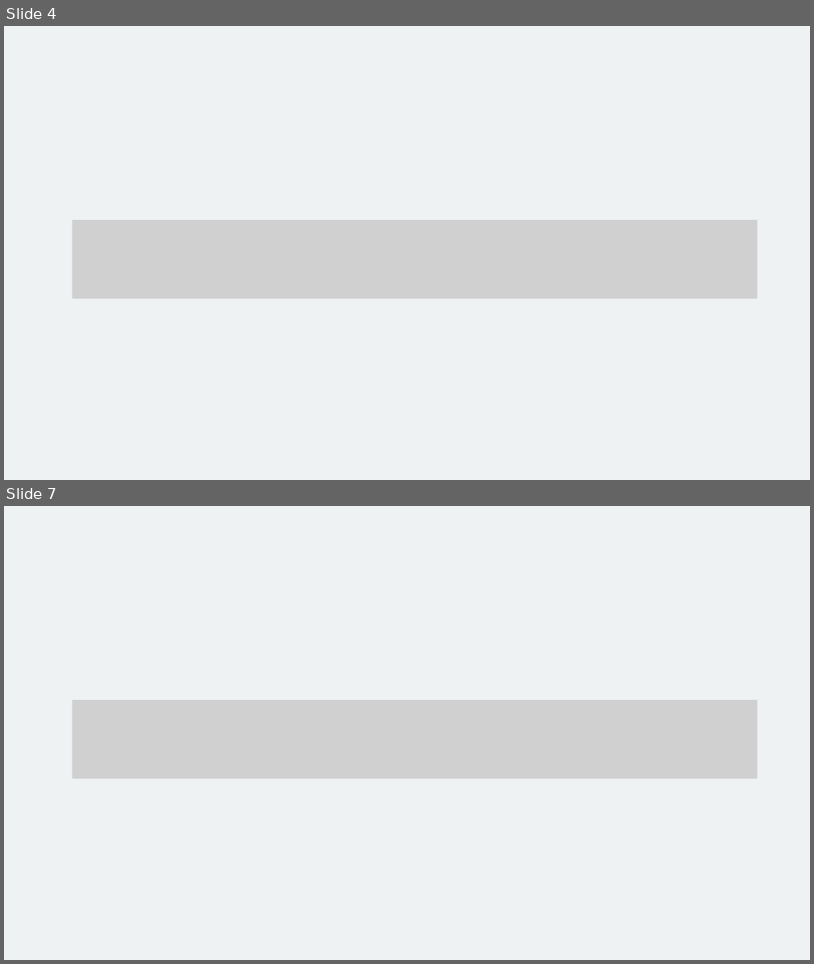
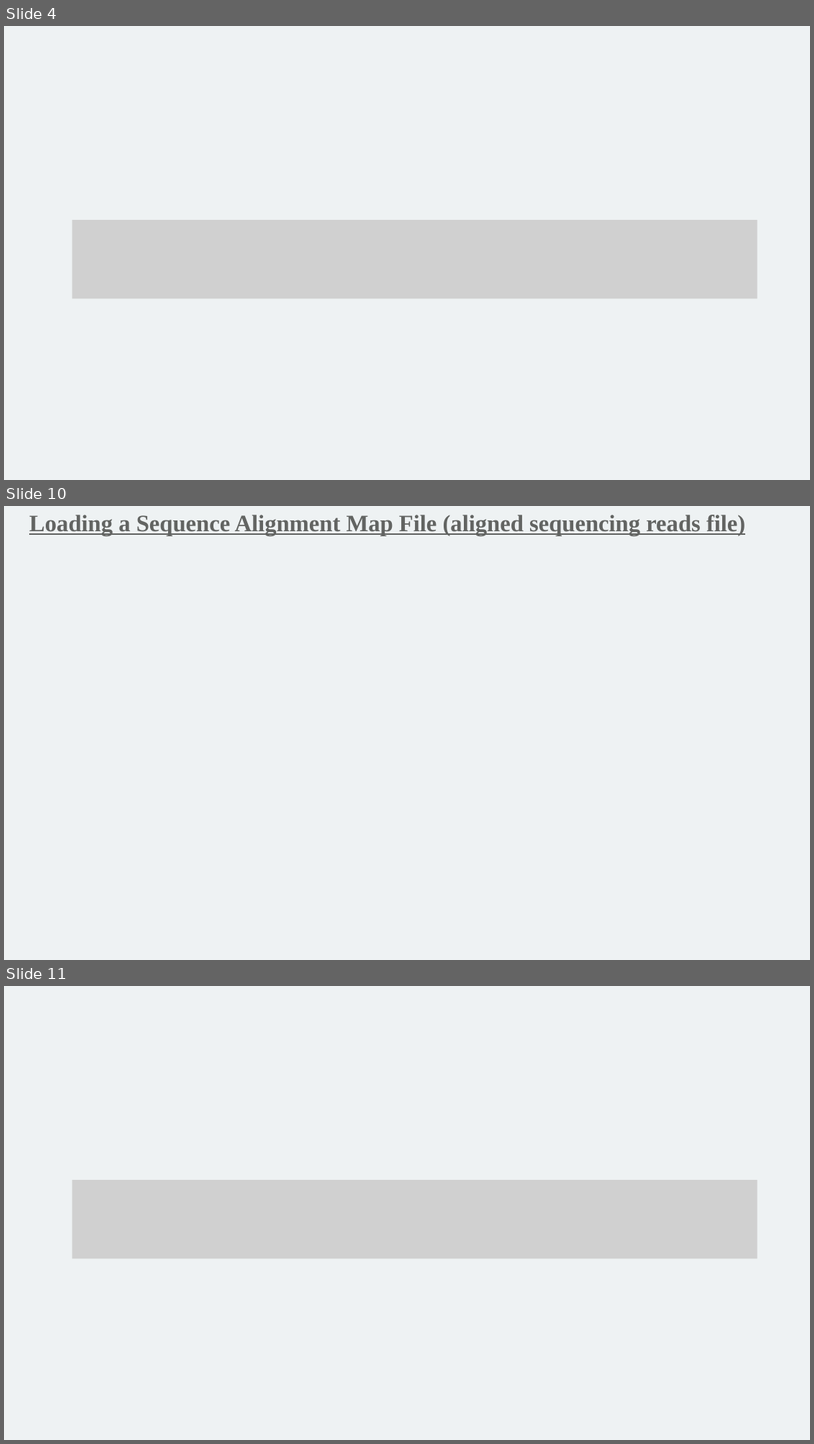
Before and after one commit to mathornton01/2022_UTSW_Lyda_Hill_Department_Introduction_To_NGS_Analysis_Nanocourse, a slide deck: Slides/IntroductionToNGSAnalysis_DayII_MT.pptx. Shown one above the other, each under a label of ours: slides 4 and 7 before the commit, slides 4, 10 and 11 after it; the slides between them are not shown. The pictures are 814x964 and 814x1444 pixels, drawn with LibreOffice and Linux fonts; fonts in the diff are those of the drawing; grey boxes stand for pictures; background and template pictures are left out. Boxes give left, top, right and bottom in pixels: in the first picture for what was removed or moved away, otherwise in the second. Text is boxed around its words. In the diff, an @@ line names an element or a change of style, - is before the commit and + after.

```diff
--- a/Slides/IntroductionToNGSAnalysis_DayII_MT.pptx
+++ b/Slides/IntroductionToNGSAnalysis_DayII_MT.pptx
@@ slide 10 added at [4,506,810,960], background #EEF2F3 @@
@@ text added at [29,515,746,536], 28 pt, text #626462, bold, underline @@
+Loading a Sequence Alignment Map File (aligned sequencing reads file)
@@ what was slide 7 is now slide 11 @@
```
Also in this commit, not shown: 2 slides changed, 3 other slides added, 1 other file.
